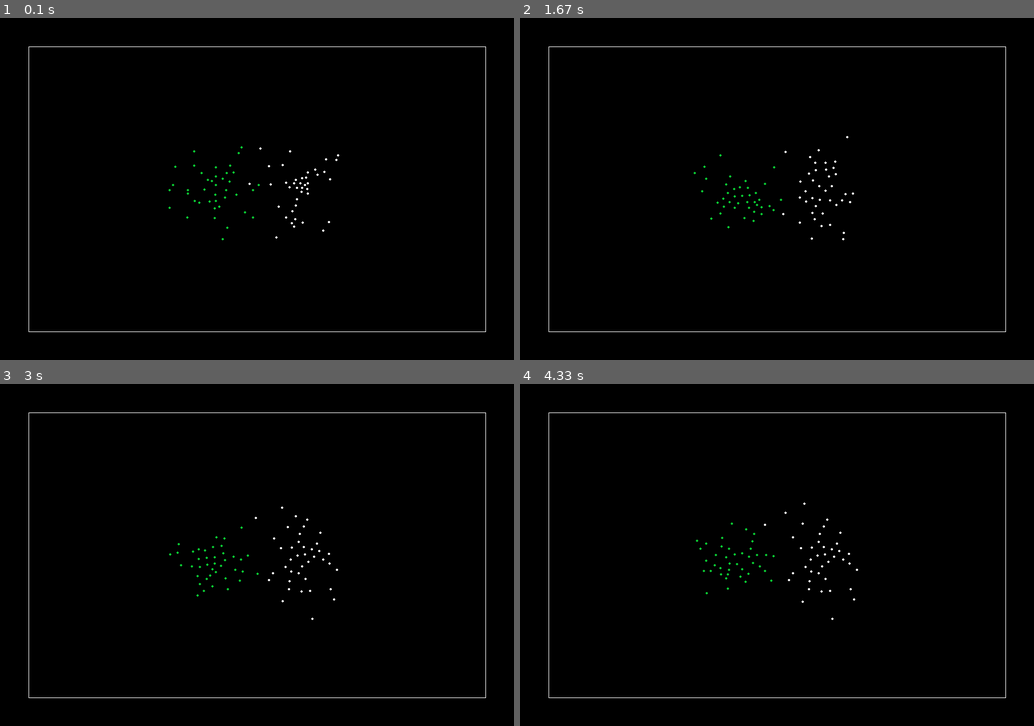
Above: before the commit, frames 1-4 (two rows, left to right).
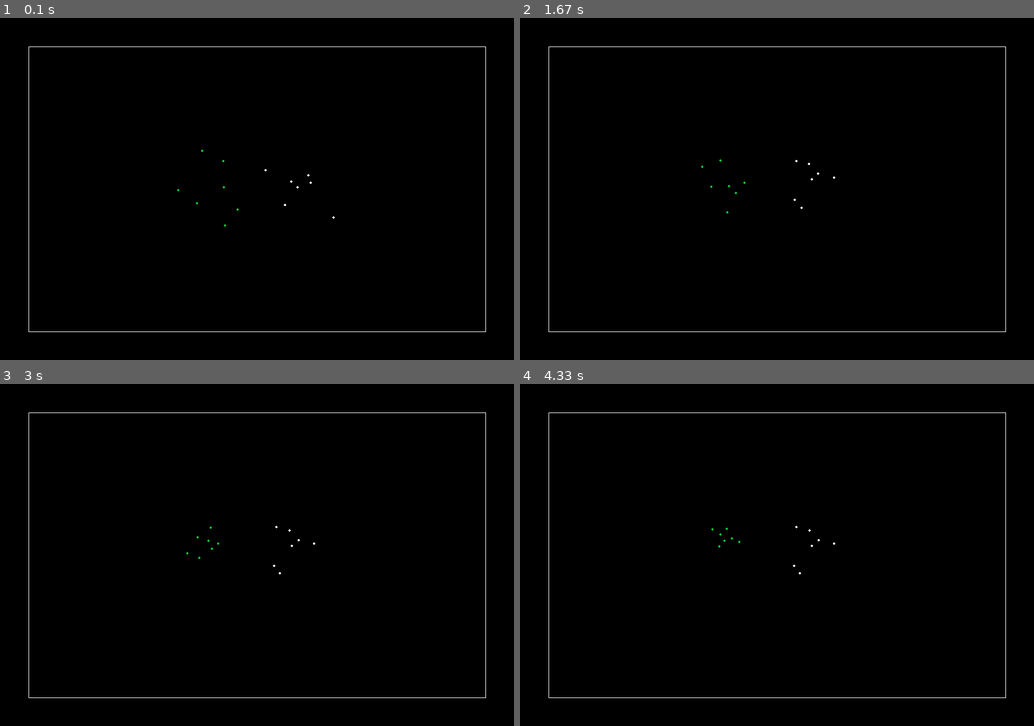
Above: after the commit, the same moments.

Repository: Mochacinno/crowd-simulation
Game: pygame game, started from main.py
Two runs of this game, one before a commit and one after it. Both use one fixed random seed, a clock stepped at 60 frames per second and the inputs below.
Inputs:
- Up to frame 1 (0.1 s): no input
- Up to frame 2 (1.67 s): no input
- Up to frame 3 (3 s): no input
- Up to frame 4 (4.33 s): no input

The runs differ from the first frame. In frame 1, 0.2% of the frame differs, in the area x 32-66%, y 37-65%; in frame 2, 0.2%, in the area x 33-65%, y 34-65%; in frame 3, 0.2%; in frame 4, 0.2%.

Commit message:
modifie structure des pos pour l'oeuvre

Diff:
--- a/analyse.py
+++ b/analyse.py
@@ -1,35 +1,33 @@
 import numpy as np
 import matplotlib.pyplot as plt
 
-"""
-data = np.genfromtxt("run_test.txt")
+def convergence_time():
+    data = np.genfromtxt("run_test.txt")
 
-mean = np.mean(data)
-median = np.median(data)
-print(f"mean: {mean}, median: {median}")
-lquartile = np.quantile(data, 0.25)
-uquartile = np.quantile(data, 0.75)
-print(uquartile)
-filter = np.logical_and(data <= uquartile, data >= lquartile)
-data_filtered = data[filter]
-filtered_mean = np.mean(data_filtered)
-print(f"filtered mean: {filtered_mean}")
+    mean = np.mean(data)
+    median = np.median(data)
+    print(f"mean: {mean}, median: {median}")
+    lquartile = np.quantile(data, 0.25)
+    uquartile = np.quantile(data, 0.75)
+    print(uquartile)
+    filter = np.logical_and(data <= uquartile, data >= lquartile)
+    data_filtered = data[filter]
+    filtered_mean = np.mean(data_filtered)
+    print(f"filtered mean: {filtered_mean}")
 
-iter = np.arange(1, len(data)+1, 1)
-sliced_mean_liste = []
-for n in iter:
-    sliced_data = data[:n]
-    sliced_mean = np.mean(sliced_data)
-    sliced_mean_liste.append(sliced_mean)
+    iter = np.arange(1, len(data)+1, 1)
+    sliced_mean_liste = []
+    for n in iter:
+        sliced_data = data[:n]
+        sliced_mean = np.mean(sliced_data)
+        sliced_mean_liste.append(sliced_mean)
 
-fig, ax = plt.subplots(2)
-ax[0].plot(data_filtered)
-ax[1].plot(iter, sliced_mean_liste)
-ax[1].plot(iter, np.linspace(mean, mean, num=len(data)))
-plt.show()
-"""
+    fig, ax = plt.subplots(2)
+    ax[0].plot(data_filtered)
+    ax[1].plot(iter, sliced_mean_liste)
+    ax[1].plot(iter, np.linspace(mean, mean, num=len(data)))
+    plt.show()
 
-"""
 data = np.genfromtxt("npoissons.txt")
 
 npoissons = data[:, 0]
@@ -67,6 +65,7 @@
 ax[1].set_ylabel("Nombre d'iterations")
 ax[1].set_title("Moyenne Pondérée d'iterations pour même nombre de poisson")
 plt.show()
+
 """
 from matplotlib.patches import Circle
 
@@ -129,3 +128,35 @@
 # Adjust layout
 plt.tight_layout()
 plt.show()
+"""
+
+from scipy.spatial import ConvexHull
+from shapely.geometry import Polygon
+
+# Exemple de nuages de points
+points1 = [(1, 1), (2, 3), (3, 1), (2, 2),(5,4),(3,2.5)]
+points2 = [(2.5, 2.5), (3.5, 4), (5, 3), (4, 2)]
+
+# Fonction pour créer un polygone convexe à partir d'un nuage de points
+def create_polygon(points):
+    hull = ConvexHull(points)
+    return Polygon([points[v] for v in hull.vertices])
+
+# Création des polygones
+polygon1 = create_polygon(points1)
+polygon2 = create_polygon(points2)
+
+# Vérification de collision
+collision = polygon1.intersects(polygon2)
+
+# Affichage des résultats
+print(f"Les polygones sont en collision : {collision}")
+
+# Visualisation avec matplotlib
+plt.figure()
+plt.plot(*zip(*polygon1.exterior.coords), label="Polygone 1", color='blue')
+plt.plot(*zip(*polygon2.exterior.coords), label="Polygone 2", color='red')
+plt.scatter(*zip(*points1), color='blue')
+plt.scatter(*zip(*points2), color='red')
+plt.legend()
+plt.show()
--- a/gendata.py
+++ b/gendata.py
@@ -45,10 +45,11 @@
             #res.append([separation, iterations])
     np.savetxt("separation_test_positions200.txt", iterations)
 
+
 #run_iteration_test(10, 50, 100)
 #run_npoissons(10, 100, 10, 50, 10)
 #run_separation_test(50, 200, 50, 3, 40, 100)
-run_separation_test_graphics(200, 250, 50, 1, 40, 100)
+#run_separation_test_graphics(200, 250, 50, 1, 40, 100)
 """
 STANDARD
 TUNA school size of 30 to 100
@@ -59,3 +60,5 @@
 DAns kla vrai vie, les poissons suivent les voisins pourqu'ils ne perdent pas dans la foule
 
 """
+
+if
--- a/hist_pos.txt
+++ /dev/null
@@ -1,20 +0,0 @@
-420.41 320.96 421.41 320.91 422.41 320.85 423.41 320.80 424.40 320.73 425.40 320.67 426.40 320.59 427.40 320.52 428.39 320.43 429.39 320.35 430.39 320.26 431.38 320.12 432.35 319.89 433.31 319.60 434.26 319.30 435.18 318.90 436.06 318.44 436.95 317.98 437.89 317.63 438.86 317.38 439.85 317.24 440.85 317.20 441.85 317.22 442.85 317.27 443.84 317.36 444.84 317.46 445.83 317.55 446.83 317.66 447.82 317.76 448.81 317.88 449.80 318.05 450.78 318.25 451.76 318.46 452.74 318.66 453.71 318.87 454.69 319.08 455.67 319.29 456.65 319.50 457.63 319.71 458.60 319.92 458.60 319.92 458.60 319.92 458.60 319.92 458.60 319.92 458.60 319.92 458.60 319.92 458.60 319.92 458.60 319.92 458.60 319.92 458.60 319.92 458.60 319.92 458.60 319.92 458.60 319.92 458.60 319.92
-480.19 280.23 479.22 280.47 478.45 281.11 477.83 281.89 477.15 282.62 476.58 283.45 475.95 284.22 475.40 285.06 474.84 285.88 474.23 286.67 473.71 287.53 473.18 288.38 472.66 289.23 472.16 290.10 471.68 290.97 471.21 291.86 470.76 292.75 470.32 293.65 469.91 294.56 469.50 295.48 469.10 296.39 468.73 297.32 468.28 298.21 467.37 298.61 467.37 298.61 468.24 299.10 468.24 299.10 468.24 299.10 468.24 299.10 468.24 299.10 468.24 299.10 468.24 299.10 468.24 299.10 468.24 299.10 468.24 299.10 468.24 299.10 468.24 299.10 468.24 299.10 468.24 299.10 468.24 299.10 468.24 299.10 468.24 299.10 468.24 299.10 468.24 299.10 468.24 299.10 468.24 299.10 468.24 299.10 468.24 299.10 468.24 299.10 468.24 299.10 468.24 299.10 468.24 299.10 468.24 299.10 468.24 299.10
-446.88 312.02 446.56 311.07 446.56 311.07 446.56 311.07 446.56 311.07 446.56 311.07 446.56 311.07 447.04 311.95 447.04 311.95 447.68 311.19 448.03 310.25 448.03 310.25 448.03 310.25 448.03 310.25 448.03 310.25 448.03 310.25 448.03 310.25 448.03 310.25 448.03 310.25 448.03 310.25 448.03 310.25 448.75 309.55 448.75 309.55 449.35 308.76 449.35 308.76 449.82 307.87 449.82 307.87 449.82 307.87 449.82 307.87 448.83 308.02 447.90 308.39 447.06 308.94 446.37 309.66 445.89 310.54 445.89 310.54 445.89 310.54 445.89 310.54 445.89 310.54 445.89 310.54 445.89 310.54 445.89 310.54 445.89 310.54 445.89 310.54 445.89 310.54 445.89 310.54 445.89 310.54 445.89 310.54 445.89 310.54 445.89 310.54 445.89 310.54 445.89 310.54 445.89 310.54 445.89 310.54 445.89 310.54
-432.31 284.49 432.31 284.49 432.32 285.49 432.32 285.49 432.32 285.49 432.32 285.49 432.47 286.48 432.47 286.48 432.47 286.48 432.47 286.48 432.47 286.48 432.47 286.48 432.47 286.48 432.47 286.48 432.47 286.48 432.47 286.48 432.47 286.48 432.47 286.48 432.47 286.48 432.47 286.48 433.26 287.10 433.26 287.10 434.22 286.80 434.22 286.80 434.22 286.80 434.22 286.80 434.89 287.54 434.89 287.54 434.89 287.54 434.89 287.54 434.89 287.54 434.89 287.54 435.86 287.34 435.86 287.34 436.62 287.99 436.62 287.99 436.62 287.99 437.39 288.62 437.39 288.62 437.39 288.62 437.39 288.62 437.39 288.62 437.39 288.62 437.39 288.62 437.39 288.62 437.39 288.62 437.39 288.62 437.39 288.62 437.39 288.62 437.39 288.62 437.39 288.62 437.39 288.62 437.39 288.62 437.39 288.62
-421.83 253.91 421.46 254.84 421.10 255.77 420.72 256.70 420.35 257.62 419.97 258.55 419.58 259.47 419.18 260.39 418.77 261.30 418.34 262.20 417.89 263.09 417.42 263.98 416.95 264.86 416.46 265.73 415.96 266.60 415.44 267.45 414.90 268.29 414.34 269.12 413.77 269.94 413.18 270.75 412.58 271.55 411.97 272.34 411.35 273.13 410.71 273.90 410.08 274.67 409.43 275.43 408.76 276.18 408.09 276.92 407.40 277.64 406.70 278.35 406.70 278.35 406.70 278.35 406.70 278.35 406.70 278.35 406.70 278.35 406.70 278.35 406.70 278.35 406.70 278.35 406.70 278.35 406.70 278.35 406.70 278.35 406.70 278.35 406.70 278.35 406.70 278.35 406.70 278.35 406.70 278.35 406.70 278.35 406.70 278.35 406.70 278.35 406.70 278.35 406.70 278.35 406.70 278.35 406.70 278.35 406.70 278.35
-436.79 339.12 435.84 338.82 434.97 338.33 434.14 337.77 433.31 337.21 432.48 336.65 431.64 336.11 430.80 335.57 429.95 335.04 429.10 334.52 428.24 334.00 427.39 333.48 426.54 332.96 425.68 332.44 424.82 331.92 423.97 331.41 423.11 330.89 422.26 330.36 421.41 329.83 420.56 329.30 419.71 328.78 418.86 328.26 417.97 327.80 417.06 327.38 416.15 326.98 415.21 326.62 414.28 326.27 413.33 325.95 412.37 325.66 411.40 325.44 410.43 325.20 409.47 324.91 409.47 324.91 409.47 324.91 409.47 324.91 409.47 324.91 409.47 324.91 409.47 324.91 409.47 324.91 409.47 324.91 409.47 324.91 409.47 324.91 409.47 324.91 409.47 324.91 409.47 324.91 409.47 324.91 409.47 324.91 409.47 324.91 409.47 324.91 409.47 324.91 409.47 324.91 409.47 324.91 409.47 324.91 409.47 324.91
-440.72 335.72 440.28 334.82 439.63 334.07 438.88 333.41 438.08 332.80 437.27 332.22 436.45 331.65 435.64 331.06 434.84 330.46 434.05 329.84 433.29 329.19 432.54 328.54 431.78 327.89 431.02 327.23 430.28 326.56 429.59 325.84 428.95 325.07 428.30 324.31 427.66 323.55 427.00 322.79 426.34 322.04 425.44 321.60 424.55 321.15 423.65 320.71 422.75 320.28 421.83 319.88 420.90 319.51 419.95 319.19 419.13 319.75 419.21 320.75 419.38 321.73 419.61 322.71 420.02 323.62 420.63 324.41 421.43 325.01 422.34 325.41 422.34 325.41 422.34 325.41 422.34 325.41 422.34 325.41 422.34 325.41 422.34 325.41 422.34 325.41 422.34 325.41 422.34 325.41 422.34 325.41 422.34 325.41 422.34 325.41 422.34 325.41 422.34 325.41 422.34 325.41 422.34 325.41 422.34 325.41 422.34 325.41
-456.58 288.32 455.64 288.66 454.70 288.99 453.77 289.37 452.87 289.81 452.00 290.30 451.13 290.79 451.13 290.79 451.13 290.79 451.13 290.79 451.13 290.79 450.40 290.11 450.40 290.11 450.40 290.11 450.40 290.11 450.40 290.11 450.40 290.11 450.40 290.11 450.40 290.11 450.40 290.11 449.48 289.73 450.02 288.89 450.02 288.89 449.15 288.40 449.75 287.61 449.75 287.61 449.75 287.61 449.75 287.61 450.56 287.02 450.56 287.02 450.56 287.02 450.56 287.02 450.56 287.02 450.56 287.02 450.56 287.02 450.56 287.02 450.56 287.02 450.56 287.02 450.56 287.02 450.56 287.02 450.56 287.02 450.56 287.02 450.56 287.02 450.56 287.02 450.56 287.02 450.56 287.02 450.56 287.02 450.56 287.02 450.56 287.02 450.56 287.02 450.56 287.02 450.56 287.02 450.56 287.02 450.56 287.02
-484.43 285.86 485.13 286.58 485.90 287.22 485.03 286.72 485.91 287.20 484.96 286.89 485.58 287.68 484.58 287.65 483.59 287.80 484.58 287.92 483.63 288.24 483.63 288.24 483.63 288.24 483.63 288.24 483.63 288.24 483.63 288.24 483.63 288.24 483.76 289.23 483.76 289.23 483.76 289.23 483.76 289.23 483.76 289.23 483.76 289.23 483.88 290.22 483.88 290.22 483.88 290.22 483.99 291.21 483.99 291.21 483.99 291.21 484.08 292.21 484.16 293.21 484.22 294.20 484.22 294.20 484.22 294.20 484.22 294.20 484.22 294.20 484.22 294.20 484.22 294.20 484.22 294.20 484.22 294.20 484.22 294.20 484.22 294.20 484.22 294.20 484.22 294.20 484.22 294.20 484.22 294.20 484.22 294.20 484.22 294.20 484.22 294.20 484.22 294.20 484.22 294.20 484.22 294.20 484.22 294.20 484.22 294.20
-427.36 299.74 427.02 298.80 426.65 297.87 426.24 296.95 425.80 296.06 425.35 295.17 424.89 294.28 424.41 293.40 423.54 292.91 422.66 292.43 421.78 291.96 421.78 291.96 421.78 291.96 422.33 291.13 422.33 291.13 422.33 291.13 423.09 290.48 423.09 290.48 423.09 290.48 424.00 290.06 423.01 290.24 423.98 289.99 423.98 289.99 423.98 289.99 423.98 289.99 424.98 290.02 424.98 290.02 424.98 290.02 424.98 290.02 424.98 290.02 424.43 289.19 425.37 289.53 424.94 288.63 425.87 289.00 425.87 289.00 425.87 289.00 425.87 289.00 425.87 289.00 425.87 289.00 425.87 289.00 425.87 289.00 425.87 289.00 425.87 289.00 425.87 289.00 425.87 289.00 425.87 289.00 425.87 289.00 425.87 289.00 425.87 289.00 425.87 289.00 425.87 289.00 425.87 289.00 425.87 289.00 425.87 289.00
-450.27 327.79 450.27 327.79 450.27 327.79 450.27 327.79 449.28 327.86 448.39 327.39 447.52 326.90 446.59 326.54 445.66 326.15 444.67 326.05 443.67 326.00 442.67 325.93 441.68 325.79 440.71 325.58 439.73 325.37 438.73 325.29 437.73 325.33 436.73 325.38 435.74 325.32 434.75 325.12 433.81 324.80 432.89 324.40 431.99 323.98 431.10 323.52 430.21 323.05 429.36 322.53 428.53 321.97 427.73 321.38 426.98 320.71 426.33 319.95 425.77 319.12 425.26 318.26 424.68 317.45 424.04 316.67 423.33 315.97 422.58 315.31 421.83 314.66 421.07 314.00 420.31 313.35 419.58 312.67 418.84 311.99 418.13 311.29 417.42 310.59 416.73 309.86 416.04 309.14 415.36 308.41 414.69 307.66 414.69 307.66 414.69 307.66 414.69 307.66 414.69 307.66 414.69 307.66 414.69 307.66 414.69 307.66
-455.63 307.14 455.80 306.15 455.96 305.16 456.13 304.18 456.35 303.20 456.61 302.24 456.90 301.28 457.26 300.35 457.64 299.42 458.04 298.51 458.46 297.60 458.77 296.65 459.08 295.70 459.39 294.75 459.71 293.80 459.71 293.80 459.71 293.80 459.71 293.80 459.71 293.80 458.72 293.63 458.72 293.63 459.60 294.11 458.70 293.68 457.83 293.18 458.65 293.75 458.65 293.75 458.65 293.75 458.65 293.75 458.65 293.75 458.65 293.75 458.65 293.75 458.65 293.75 458.65 293.75 458.65 293.75 458.65 293.75 458.65 293.75 458.65 293.75 458.65 293.75 458.65 293.75 458.65 293.75 458.65 293.75 458.65 293.75 458.65 293.75 458.65 293.75 458.65 293.75 458.65 293.75 458.65 293.75 458.65 293.75 458.65 293.75 458.65 293.75 458.65 293.75 458.65 293.75 458.65 293.75 458.65 293.75
-425.40 307.92 424.54 307.42 423.73 306.83 422.91 306.25 422.13 305.64 421.38 304.97 420.68 304.26 420.02 303.51 419.31 302.80 418.56 302.14 417.77 301.52 417.03 300.85 416.37 300.11 415.84 299.25 415.37 298.38 414.94 297.47 414.65 296.51 414.38 295.55 414.15 294.58 414.12 293.58 413.81 292.63 413.87 291.63 413.95 290.63 413.95 290.63 414.07 289.64 414.45 288.72 414.45 288.72 414.86 287.80 414.86 287.80 415.31 286.91 415.47 285.92 415.47 285.92 415.85 285.00 415.85 285.00 416.37 284.14 416.90 283.30 416.90 283.30 416.90 283.30 417.49 282.48 417.49 282.48 418.10 281.69 418.10 281.69 418.74 280.93 418.74 280.93 418.74 280.93 419.43 280.20 419.43 280.20 419.43 280.20 419.43 280.20 419.43 280.20 419.43 280.20 419.43 280.20 419.43 280.20 419.43 280.20
-461.81 275.45 461.81 275.45 461.81 275.45 461.81 275.45 461.81 275.45 461.81 275.45 461.81 275.45 461.81 275.45 461.81 275.45 461.81 275.45 461.81 275.45 461.81 275.45 461.81 275.45 461.81 275.45 461.81 275.45 461.81 275.45 461.81 275.45 461.81 275.45 461.81 275.45 461.81 275.45 461.81 275.45 461.81 275.45 461.81 275.45 461.81 275.45 461.81 275.45 461.81 275.45 461.81 275.45 461.81 275.45 461.81 275.45 461.81 275.45 461.81 275.45 461.81 275.45 461.81 275.45 461.81 275.45 461.81 275.45 461.81 275.45 461.81 275.45 461.81 275.45 461.81 275.45 461.81 275.45 461.81 275.45 461.81 275.45 461.81 275.45 461.81 275.45 461.81 275.45 461.81 275.45 461.81 275.45 461.81 275.45 461.81 275.45 461.81 275.45 461.81 275.45 461.81 275.45 461.81 275.45 461.81 275.45
-443.48 296.65 443.13 297.59 442.83 298.54 442.63 299.52 442.47 300.51 442.26 301.48 441.89 302.42 441.40 303.29 440.77 304.06 440.07 303.34 440.07 303.34 440.07 303.34 440.07 303.34 440.07 303.34 440.07 303.34 440.07 303.34 440.07 303.34 440.07 303.34 440.07 303.34 440.07 303.34 440.07 303.34 440.07 303.34 440.07 303.34 440.07 303.34 440.07 303.34 440.07 303.34 440.07 303.34 440.07 303.34 440.07 303.34 439.19 302.87 439.19 302.87 438.40 302.26 438.40 302.26 438.40 302.26 439.32 302.64 439.32 302.64 439.32 302.64 439.32 302.64 439.32 302.64 439.32 302.64 439.32 302.64 439.32 302.64 439.32 302.64 439.32 302.64 439.32 302.64 439.32 302.64 439.32 302.64 439.32 302.64 439.32 302.64 439.32 302.64 439.32 302.64 439.32 302.64 439.32 302.64 439.32 302.64
-461.26 302.80 462.23 302.55 463.20 302.35 464.19 302.17 465.17 301.99 466.15 301.80 467.13 301.57 468.12 301.70 468.12 301.70 468.12 301.70 468.12 301.70 468.12 301.70 468.12 301.70 468.12 301.70 468.12 301.70 468.12 301.70 467.84 302.66 467.57 303.62 467.32 304.59 467.09 305.56 466.87 306.54 466.68 307.52 466.51 308.50 466.42 309.50 466.42 309.50 466.42 309.50 466.42 309.50 466.42 309.50 466.42 309.50 466.42 309.50 466.42 309.50 466.42 309.50 466.42 309.50 466.42 309.50 466.42 309.50 466.42 309.50 466.42 309.50 466.42 309.50 466.42 309.50 466.42 309.50 466.42 309.50 466.42 309.50 466.42 309.50 466.42 309.50 466.42 309.50 466.42 309.50 466.42 309.50 466.42 309.50 466.42 309.50 466.42 309.50 466.42 309.50 466.42 309.50 466.42 309.50 466.42 309.50
-476.26 309.13 476.26 309.13 476.26 309.13 476.26 309.13 476.26 309.13 476.26 309.13 476.26 309.13 476.26 309.13 476.26 309.13 476.26 309.13 476.26 309.13 476.26 309.13 476.26 309.13 476.26 309.13 476.26 309.13 476.26 309.13 476.26 309.13 476.26 309.13 476.26 309.13 477.19 309.50 477.19 309.50 477.19 309.50 477.19 309.50 477.19 309.50 477.19 309.50 477.19 309.50 477.19 309.50 477.19 309.50 477.19 309.50 477.19 309.50 477.19 309.50 477.19 309.50 477.19 309.50 477.19 309.50 477.19 309.50 477.19 309.50 477.19 309.50 477.19 309.50 477.19 309.50 477.19 309.50 477.19 309.50 477.19 309.50 477.19 309.50 477.19 309.50 477.19 309.50 477.19 309.50 477.19 309.50 477.19 309.50 477.19 309.50 477.19 309.50 477.19 309.50 477.19 309.50 477.19 309.50 477.19 309.50
-435.88 303.96 435.82 302.96 435.58 301.99 435.20 301.07 434.92 300.11 434.70 299.13 433.79 298.72 432.93 298.20 432.13 297.60 431.32 297.02 431.32 297.02 431.32 297.02 431.32 297.02 431.32 297.02 431.32 297.02 431.32 297.02 431.32 297.02 431.32 297.02 431.32 297.02 430.51 297.60 430.51 297.60 430.51 297.60 430.51 297.60 430.51 297.60 430.51 297.60 431.09 298.41 431.09 298.41 431.09 298.41 431.09 298.41 430.22 297.92 430.22 297.92 429.24 297.74 429.24 297.74 429.60 298.67 429.60 298.67 429.60 298.67 429.60 298.67 429.60 298.67 429.60 298.67 429.60 298.67 429.60 298.67 429.60 298.67 429.60 298.67 429.60 298.67 429.60 298.67 429.60 298.67 429.60 298.67 429.60 298.67 429.60 298.67 429.60 298.67 429.60 298.67 429.60 298.67 429.60 298.67 429.60 298.67
-450.21 271.12 450.92 270.42 450.92 270.42 450.92 270.42 450.92 270.42 450.92 270.42 450.92 270.42 450.92 270.42 450.92 270.42 450.92 270.42 450.92 270.42 450.92 270.42 450.92 270.42 450.92 270.42 450.92 270.42 450.92 270.42 450.92 270.42 450.92 270.42 450.92 270.42 450.39 271.26 450.39 271.26 450.39 271.26 450.39 271.26 450.39 271.26 450.39 271.26 450.39 271.26 450.39 271.26 450.39 271.26 450.39 271.26 450.39 271.26 450.39 271.26 450.39 271.26 450.39 271.26 450.39 271.26 450.39 271.26 450.39 271.26 450.39 271.26 450.39 271.26 450.39 271.26 450.39 271.26 450.39 271.26 450.39 271.26 450.39 271.26 450.39 271.26 450.39 271.26 450.39 271.26 450.39 271.26 450.39 271.26 450.39 271.26 450.39 271.26 450.39 271.26 450.39 271.26 450.39 271.26 450.39 271.26
-492.27 293.35 492.80 292.50 493.44 291.73 493.72 290.77 494.13 289.86 494.20 288.86 494.30 287.87 494.09 286.89 493.86 285.92 493.68 284.94 493.44 283.96 493.44 283.96 493.44 283.96 493.44 283.96 493.44 283.96 493.44 283.96 493.44 283.96 493.44 283.96 493.44 283.96 493.44 283.96 493.44 283.96 493.59 284.95 493.59 284.95 493.73 285.94 493.73 285.94 493.73 285.94 493.73 285.94 493.73 285.94 493.73 285.94 493.73 285.94 493.73 285.94 493.73 285.94 493.73 285.94 493.73 285.94 493.73 285.94 493.73 285.94 493.73 285.94 493.73 285.94 493.73 285.94 493.73 285.94 493.73 285.94 493.73 285.94 493.73 285.94 493.73 285.94 493.73 285.94 493.73 285.94 493.73 285.94 493.73 285.94 493.73 285.94 493.73 285.94 493.73 285.94 493.73 285.94 493.73 285.94 493.73 285.94
--- a/main.py
+++ b/main.py
@@ -460,13 +460,13 @@
 
     def run_and_save(self, autorun = True, bebepoissoni = None):
         if self.dict_poissons == {}:
-            self.init_program()
+            self.init_run_groups()
         # Boucle principale
         stable = False
         n = 0
         keypress = False
 
-        hist_pos = []
+        hist_pos = {}
         while not keypress:
             self.clock.tick(60)
             for event in pygame.event.get():
@@ -495,13 +495,19 @@
                         stable = False
                     poisson.afficher(self.group_1_lim, self.screen, bebepoissoni)
 
-            if n == 1:
-                hist_pos = list(self.dict_pos.values())
-            else:
-                hist_pos = np.column_stack((hist_pos, list(self.dict_pos.values())))
+            for id, pos in self.dict_pos.items():
+                positions = hist_pos.get(id, [])
+                pos = pos.tolist()
+                positions.append((int(pos[0]), int(pos[1])))
+                hist_pos[id] = positions
+
 
             pygame.display.update()
-        np.savetxt("hist_pos.txt", hist_pos, fmt='%.2f')
+
+        # Save to a text file
+        with open('hist_pos.txt', 'w') as f:
+            for item in hist_pos.values():
+                f.write(f"{item}\n")
 
     def run_bebepoisson(self, autorun=True):
         self.run(autorun)
@@ -523,8 +529,8 @@
         self.run(bebepoissoni=bebepoisson_i, autorun=autorun)
 
 if __name__ == "__main__":
-    model = Model(40, 100, 150)
-    model.run_bebepoisson(autorun=False)
-    #model.run_and_save(autorun=False)
+    model = Model(7, 100, 150)
+    #model.run_bebepoisson(autorun=False)
+    model.run_and_save(autorun=False)
     #model = Model(100, 100)
     #model.run(autorun=False)
